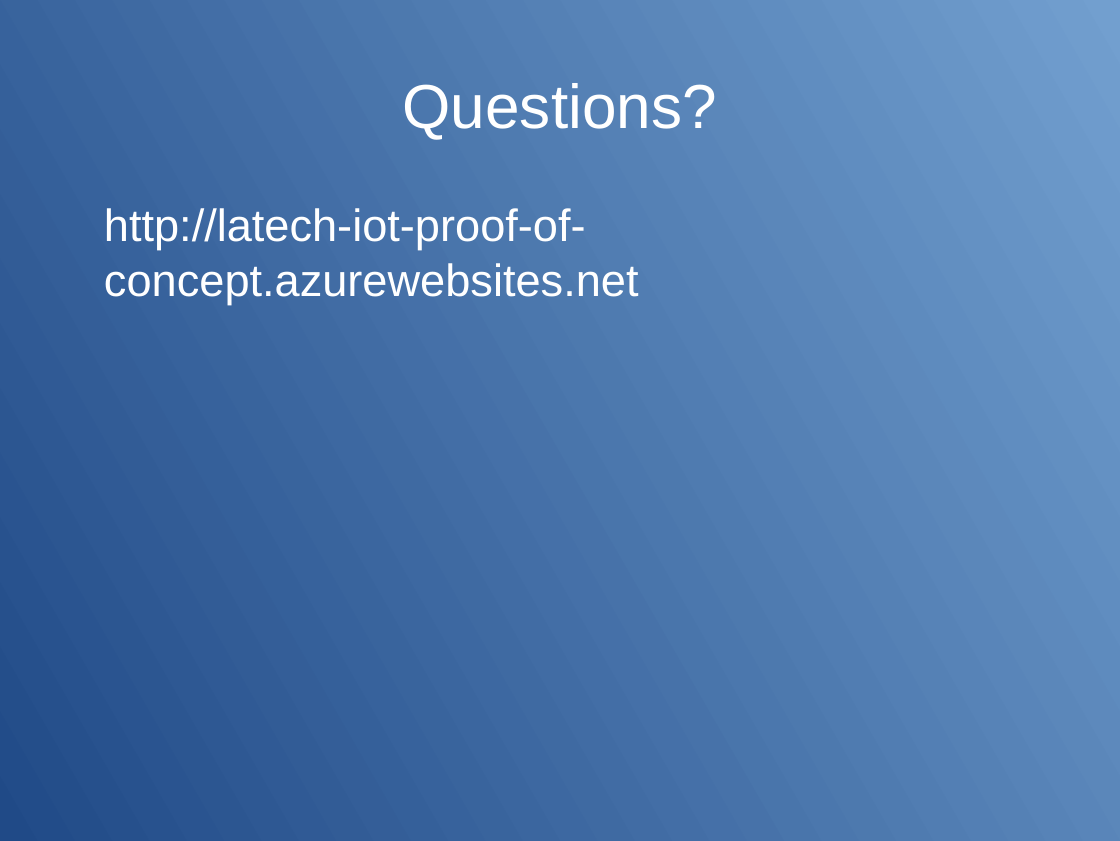
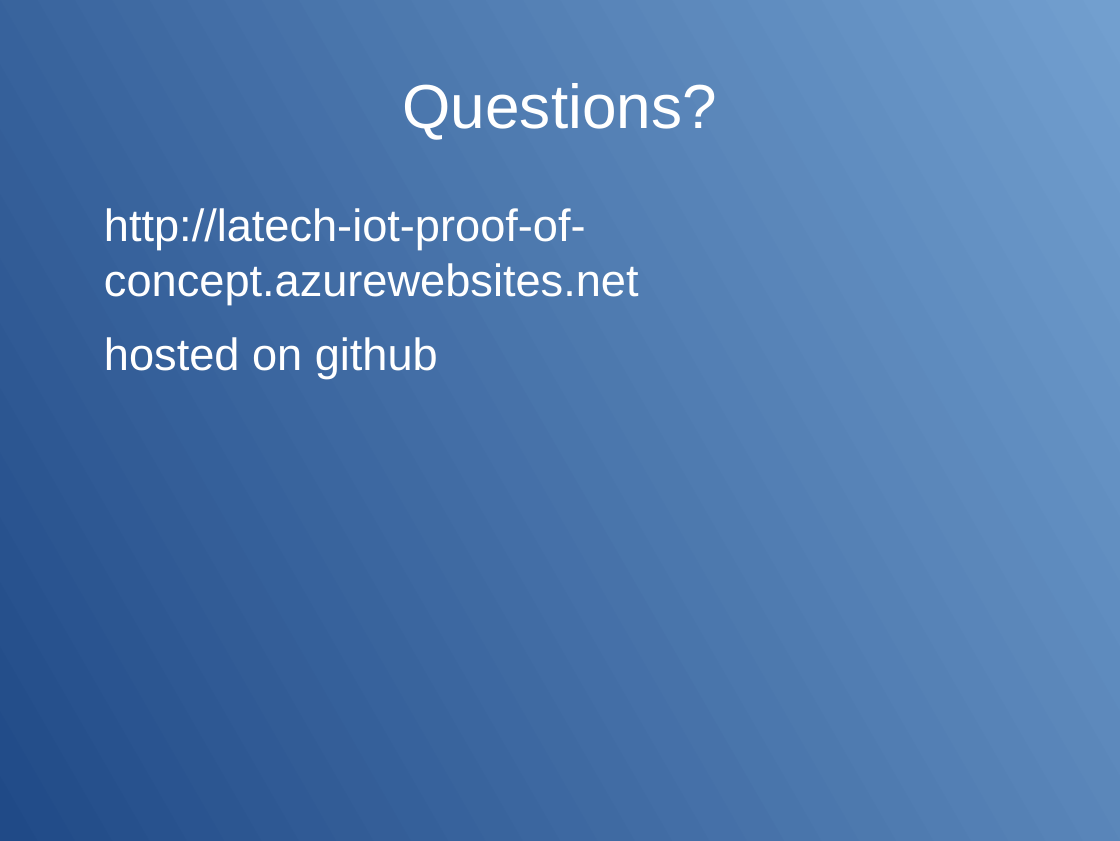
Before and after one commit to james-ehlmann/latech-iot-proof-of-concept, a slide deck: slide 30 of proof-of-concept/documentation/presentation_for_iot.odp (slide 17 before the commit). Drawn at 1120x841 pixels with LibreOffice and Linux fonts; fonts in the diff are those of the drawing. Boxes give left, top, right and bottom in pixels: in the first picture for what was removed or moved away, otherwise in the second. Text is boxed around its words. In the diff, an @@ line names an element or a change of style, - is before the commit and + after.

Commit message:
changed the presentations

```diff
--- a/proof-of-concept/documentation/presentation_for_iot.odp
+++ b/proof-of-concept/documentation/presentation_for_iot.odp
@@ text at bbox=[104, 337, 438, 379]: paragraph added @@
+hosted on github
```
Also in this commit, not shown: 14 slides added, 1 slide removed, 2 other files.
